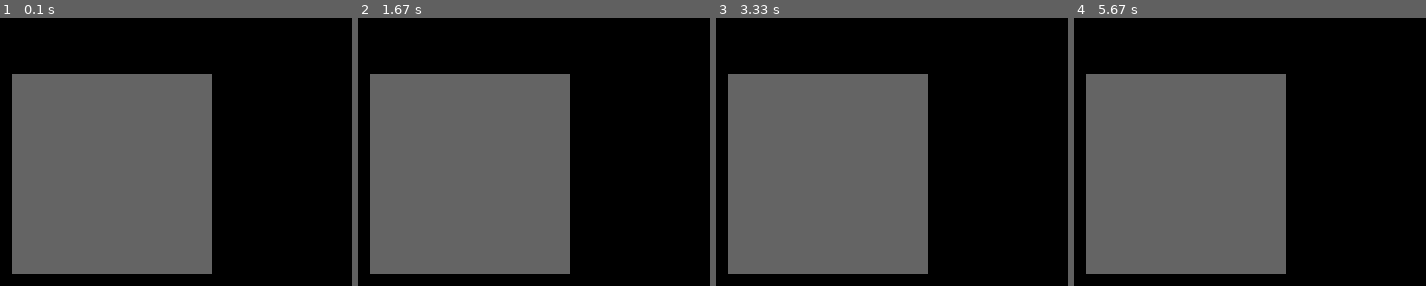
Above: before the commit, frames 1-4 (left to right).
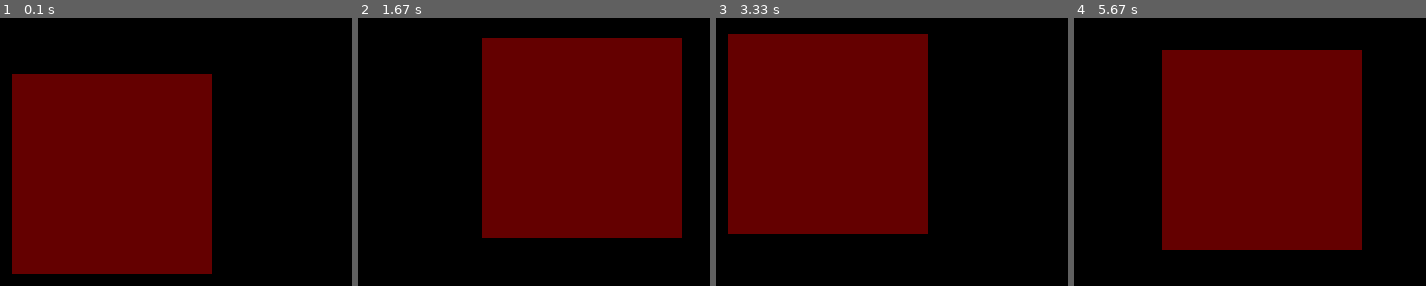
Above: after the commit, the same moments.

Repository: Meghan13/SENG-310-Project
Game: pygame game, started from main.py
The game is run twice, just before and just after one commit, with the same random seed, the same clock (stepped at 60 frames per second) and the same inputs.
Inputs:
- Up to frame 1 (0.1 s): no input
- Up to frame 2 (1.67 s): hold D 0.33-0.8 s; hold W 0.83-1.13 s; hold D 1.17-1.63 s
- Up to frame 3 (3.33 s): hold A 1.67-2.2 s; hold S 2.23-2.53 s; hold A 2.57-2.97 s; hold W from 3 s (still down)
- Up to frame 4 (5.67 s): release W at 3.37 s; hold D 3.4-4.03 s; hold S 4.07-4.43 s; hold A 4.47-4.93 s; hold D 4.97-5.43 s; hold W from 5.47 s (still down)

The runs differ from the first frame. In frame 1, 42% of the frame differs, in the area x 3-61%, y 20-96%; in frame 2, 70%, in the area x 3-93%, y 7-96%; in frame 3, 51%; in frame 4, 62%.

Commit message:
Movement

Diff:
--- a/main.py
+++ b/main.py
@@ -8,13 +8,46 @@
 
 running = True
 rect1 = pygame.Rect((100, 100),(100, 100))
+rect2 = pygame.Rect((150, 150),(100, 100))
 
-
+right = False
+left = False
+up = False
+down = False
 
 while running:
-    pygame.draw.rect(screen, pygame.Color(100, 100, 100), rect1)
+    for event in pygame.event.get():
+        #Check if key was pressed
+        if event.type == pygame.KEYDOWN:
+            #Check direction
+            if event.key == pygame.K_d:
+                right = True
+            if event.key == pygame.K_a:
+                left = True
+            if event.key == pygame.K_w:
+                up = True
+            if event.key == pygame.K_s:
+                down = True
+        if event.type == pygame.KEYUP:
+            # Check direction
+            if event.key == pygame.K_d:
+                right = False
+            if event.key == pygame.K_a:
+                left = False
+            if event.key == pygame.K_w:
+                up = False
+            if event.key == pygame.K_s:
+                down = False
+        if event.type == pygame.QUIT:
+            running = False
+    if right:
+        rect1.x = rect1.x + 1
+    if left:
+        rect1.x = rect1.x - 1
+    if down:
+        rect1.y = rect1.y + 1
+    if up:
+        rect1.y = rect1.y - 1
+    screen.fill(pygame.Color(0, 0, 0))
+    pygame.draw.rect(screen, pygame.Color(100, 0, 0), rect1)
     pygame.display.update()
-    for event in pygame.event.get():
-        if event.type == pygame.QUIT:
-
-            running = False
